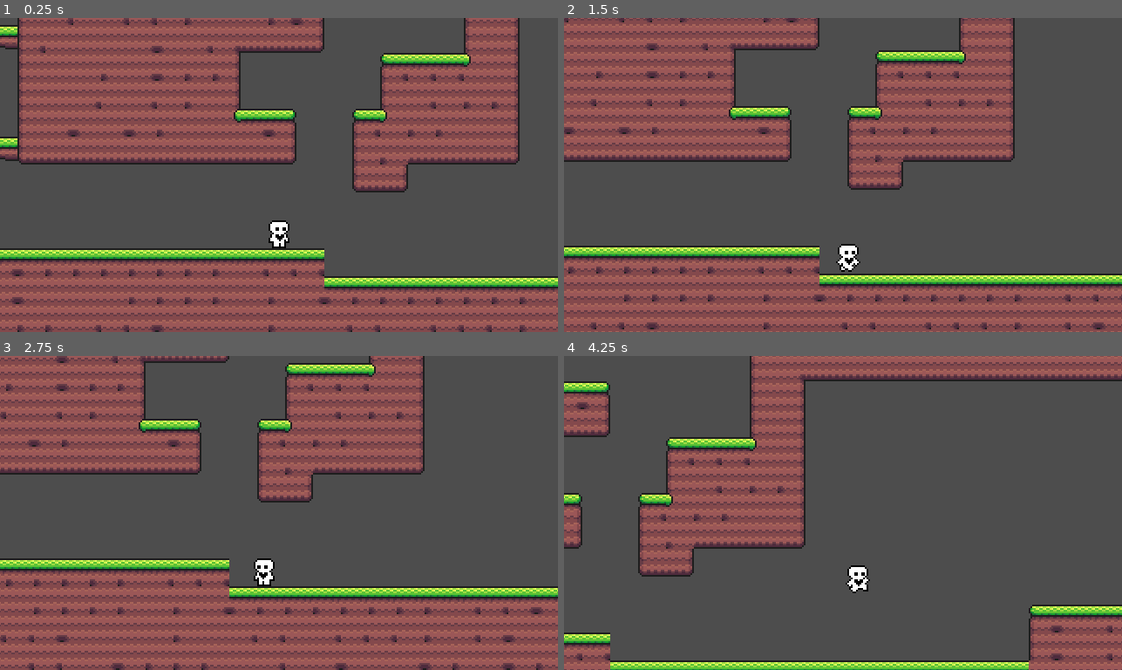
Above: before the commit, frames 1-4 (two rows, left to right).
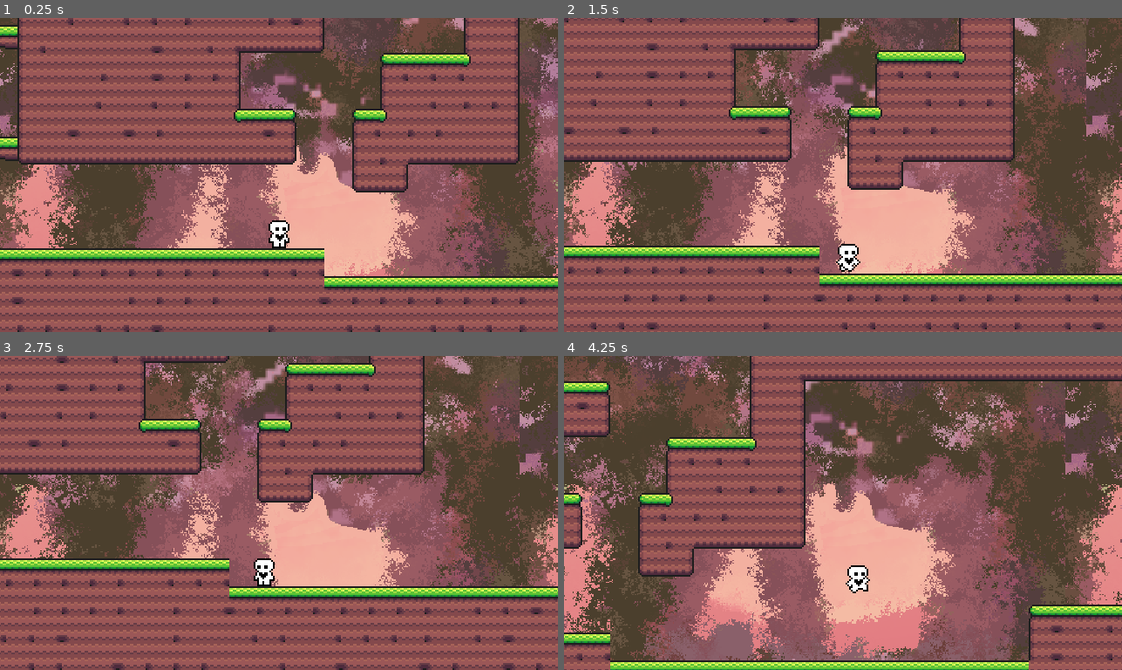
Above: after the commit, the same moments.

Repository: alwong18/AnimalExplorer
Game: Godot game, scene res://Scenes/level_two.tscn
Same seed, same stepped clock (60 frames per second), same inputs: the game is played once before the commit and once after it. This scene is started directly instead of the project's main scene.
Inputs:
- Up to frame 1 (0.25 s): no input
- Up to frame 2 (1.5 s): tap Enter at 0.5 s; hold Right (move_right) from 0.53 s (still down); tap Up (move_up) at 0.77 s
- Up to frame 3 (2.75 s): tap Up (move_up) at 1.52 s; release Right (move_right) at 2.03 s; hold Left (move_left) from 2.03 s (still down)
- Up to frame 4 (4.25 s): release Left (move_left) at 2.78 s; hold Right (move_right) from 2.78 s (still down); tap Up (move_up) at 3.02, 3.77 s

The runs differ from the first frame. In frame 1, 38% of the frame differs, in the area x 0-100%, y 0-83%; in frame 2, 44%; in frame 3, 43%; in frame 4, 68%, in the area x 0-100%, y 0-97%.

Commit message:
added background for level 2

Diff:
--- a/Scenes/level_two.tscn
+++ b/Scenes/level_two.tscn
@@ -1,7 +1,8 @@
-[gd_scene load_steps=3 format=3 uid="uid://bpdbef64mutk8"]
+[gd_scene load_steps=4 format=3 uid="uid://bpdbef64mutk8"]
 
 [ext_resource type="PackedScene" uid="uid://k5rl6ostil4q" path="res://Scenes/World.tscn" id="1_6hlqk"]
 [ext_resource type="PackedScene" uid="uid://bi8y45dup61mv" path="res://Scenes/level_2_tile_map.tscn" id="2_1ib1o"]
+[ext_resource type="Texture2D" uid="uid://bcwlcbq5tgkvx" path="res://sunset forest-export.png" id="3_sagoy"]
 
 [node name="LevelTwo" instance=ExtResource("1_6hlqk")]
 
@@ -10,3 +11,15 @@
 
 [node name="Level2TileMap" parent="." index="1" instance=ExtResource("2_1ib1o")]
 layer_0/tile_data = PackedInt32Array(327716, 393216, 6, 262180, 65536, 6, 196644, 327680, 7, 327715, 393216, 6, 262179, …(236331 unchanged characters)…
+
+[node name="ParallaxBackground" type="ParallaxBackground" parent="." index="2"]
+
+[node name="ParallaxLayer" type="ParallaxLayer" parent="ParallaxBackground" index="0"]
+position = Vector2(-25, 0)
+motion_scale = Vector2(0.1, 1)
+motion_mirroring = Vector2(310, 2.08165e-12)
+
+[node name="Sprite2D" type="Sprite2D" parent="ParallaxBackground/ParallaxLayer" index="0"]
+position = Vector2(160, 70)
+scale = Vector2(0.07, 0.07)
+texture = ExtResource("3_sagoy")
Binary file added: sunset forest-export.png
Not shown, added: sunset forest-export.png.import
